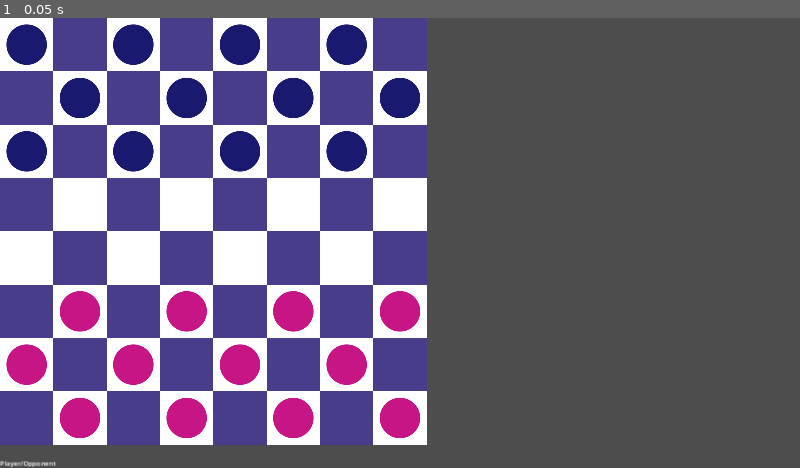
Above: before the commit, frame 1.
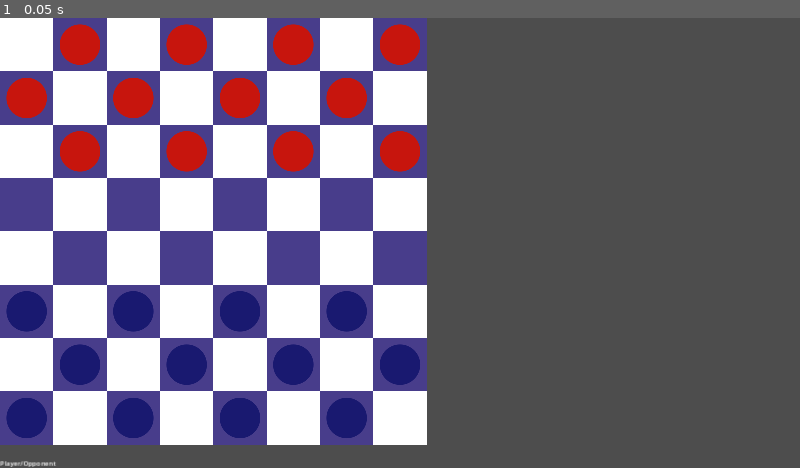
Above: after the commit, the same moment.

Repository: mattsullentrup/godot-checkers
Game: Godot game, scene res://rewrite/level/level.tscn
The game is run twice, just before and just after one commit, with the same random seed, the same clock (stepped at 60 frames per second) and the same inputs.
Inputs:
- Up to frame 1 (0.05 s): no input

The runs differ from the first frame. In frame 1, 17% of the frame differs, in the area x 0-53%, y 1-94%.

Commit message:
Implement basic unit movement validation
I ended up putting this logic inside the unit group instead of the unit container. The group just needs to reference the group container's all_units array. This way each group can determine its default directions in an exported variable and initialize each unit's corresponding directions variable on initialization. I did this because when a unit goes sicko mode when it reaches the end of the board, it can just add the two directions it doesn't have and the group can check for that when it does its check for available moves in its units. Okay great

Diff:
--- a/9_10_24_checkers/rewrite/autoloads/globals.gd
+++ b/9_10_24_checkers/rewrite/autoloads/globals.gd
@@ -6,9 +6,24 @@
 	OPPONENT
 }
 
+enum Direction {
+	UPPER_LEFT,
+	UPPER_RIGHT,
+	LOWER_LEFT,
+	LOWER_RIGHT,
+}
+
 const CELL_SIZE = 128
 const GRID_SIZE = 8
-const UPPER_LEFT = Vector2i(-1, -1)
-const UPPER_RIGHT = Vector2i(1, -1)
-const LOWER_LEFT = Vector2i(-1, -1)
-const LOWER_RIGHT = Vector2i(1, 1)
+#const UPPER_LEFT = Vector2i(-1, -1)
+#const UPPER_RIGHT = Vector2i(1, -1)
+#const LOWER_LEFT = Vector2i(-1, -1)
+#const LOWER_RIGHT = Vector2i(1, 1)
+
+var movement_vectors := {}
+
+func _init() -> void:
+	movement_vectors[Direction.UPPER_LEFT] = Vector2i(-1, -1)
+	movement_vectors[Direction.UPPER_RIGHT] = Vector2i(1, -1)
+	movement_vectors[Direction.LOWER_LEFT] = -Vector2i.ONE
+	movement_vectors[Direction.LOWER_RIGHT] = Vector2i.ONE
--- a/9_10_24_checkers/rewrite/autoloads/navigation.gd
+++ b/9_10_24_checkers/rewrite/autoloads/navigation.gd
@@ -10,8 +10,7 @@
 
 
 func cell_to_world(cell: Vector2) -> Vector2:
-	var pos: Vector2
-	return pos * Globals.CELL_SIZE
+	return cell * Globals.CELL_SIZE
 
 
 func _round_down(num: float) -> int:
--- a/9_10_24_checkers/rewrite/level/level.tscn
+++ b/9_10_24_checkers/rewrite/level/level.tscn
@@ -22,10 +22,14 @@
 [node name="PlayerGroup" type="Node2D" parent="Units"]
 unique_name_in_owner = true
 script = ExtResource("4_a64pc")
+team_color = Color(0.098, 0.098, 0.44, 1)
+_directions = Array[int]([0, 1])
 
 [node name="OpponentGroup" type="Node2D" parent="Units"]
 unique_name_in_owner = true
 script = ExtResource("4_a64pc")
+team_color = Color(0.78, 0.082, 0.052, 1)
+_directions = Array[int]([2, 3])
 
 [node name="UI" type="CanvasLayer" parent="."]
 script = ExtResource("6_rd7dn")
--- a/9_10_24_checkers/rewrite/level/level_generator.gd
+++ b/9_10_24_checkers/rewrite/level/level_generator.gd
@@ -33,7 +33,7 @@
 
 func _create_units(start_y: int, end_y: int, group: UnitGroup) -> void:
 	for y in range(start_y, end_y):
-		var start = 1 if y in [1, 5, 7] else 0
+		var start = 0 if y in [1, 5, 7] else 1
 		for x in range(start, Globals.GRID_SIZE, 2):
 			var unit = UNIT.instantiate()
 			unit.cell = Vector2i(x, y)
--- a/9_10_24_checkers/rewrite/units/unit/unit.gd
+++ b/9_10_24_checkers/rewrite/units/unit/unit.gd
@@ -7,3 +7,5 @@
 
 var team: Globals.Team
 var cell: Vector2i
+var directions: Array[Globals.Direction]
+var color: Color
--- a/9_10_24_checkers/rewrite/units/unit/unit_visuals.gd
+++ b/9_10_24_checkers/rewrite/units/unit/unit_visuals.gd
@@ -8,7 +8,7 @@
 
 
 func _draw() -> void:
-	var color: Color = _get_unit_color()
+	var color: Color = get_parent().color
 	draw_circle(OFFSET, RADIUS, color, true, -1, true)
 
 
--- a/9_10_24_checkers/rewrite/units/unit_group.gd
+++ b/9_10_24_checkers/rewrite/units/unit_group.gd
@@ -7,10 +7,14 @@
 
 const UNIT = preload("res://rewrite/units/unit/unit.tscn")
 
+@export var team_color: Color
+@export var _directions: Array[Globals.Direction]
+
 var team: Globals.Team
 var units: Array[Unit]
 var _current_unit: Unit
 var _current_unit_index: int = 0
+var moveable_units: Array
 
 
 func init() -> void:
@@ -18,6 +22,8 @@
 		var unit := child as Unit
 		if unit:
 			unit.team = team
+			unit.directions = _directions
+			unit.color = team_color
 			unit.unit_defeated.connect(_on_unit_defeated)
 			units.append(unit)
 
@@ -39,14 +45,14 @@
 
 
 func take_turn() -> void:
-	var active_units = get_children()
+	_get_moveable_units()
 	if _current_unit:
 		_disconnect_current_unit_signal()
 	EventBus.clear_cell_highlights.emit()
 	_current_unit = null
-	EventBus.show_selectable_player_units.emit(
-			active_units.map(func(unit): return unit.cell)
-	)
+	#EventBus.show_selectable_player_units.emit(
+			#active_units.map(func(unit): return unit.cell)
+	#)
 
 
 func _end_turn() -> void:
@@ -55,14 +61,35 @@
 	turn_completed.emit(self)
 
 
-#func get_active_units() -> Array:
-	#var units: Array[Unit]
-	#return units
+func _get_moveable_units() -> void:
+	for unit: Unit in units:
+		if _can_unit_move(unit, unit.directions):
+			moveable_units.append(unit)
 
 
-func _get_moveable_units() -> Array:
-	var units: Array[Unit]
-	return units
+func _can_unit_move(unit: Unit, directions: Array[Globals.Direction]) -> bool:
+	var can_move_either_direction: Array[bool]
+	for direction in directions:
+		var target_cell = unit.cell + Globals.movement_vectors.get(direction)
+		if (
+				get_parent().all_units.any(func(x: Unit) -> bool: return x.cell == target_cell)
+				or not _validate_tile(target_cell)
+		):
+			can_move_either_direction.append(false)
+			continue
+		can_move_either_direction.append(true)
+
+	return true in can_move_either_direction
+
+
+func _validate_tile(tile_pos) -> bool:
+	if tile_pos.x < 0 or tile_pos.x > (Globals.GRID_SIZE - 1):
+		return false
+
+	if tile_pos.y < 0 or tile_pos.y > (Globals.GRID_SIZE - 1):
+		return false
+
+	return true
 
 
 func _on_unit_defeated() -> void:
--- a/9_10_24_checkers/rewrite/units/units_container.gd
+++ b/9_10_24_checkers/rewrite/units/units_container.gd
@@ -4,9 +4,9 @@
 
 signal battle_over(player_won: bool)
 
+var all_units: Array[Unit]
 var _active_group: UnitGroup
 var _current_mouse_cell: Vector2i
-var _all_units: Array[Unit]
 
 @onready var _player_group: UnitGroup = %PlayerGroup
 @onready var _opponent_group: UnitGroup = %OpponentGroup
@@ -59,35 +59,8 @@
 		_active_group = _player_group
 		_player_group.take_turn()
 
-	_get_moveable_units()
-
-
-func _get_moveable_units() -> void:
-	var directions: Array
-	if _active_group == _player_group:
-		directions = [Globals.UPPER_LEFT, Globals.UPPER_RIGHT]
-	elif _active_group == _opponent_group:
-		directions = [Globals.LOWER_LEFT, Globals.LOWER_RIGHT]
-
-	var moveable_units: Array
-	for unit in _active_group.units:
-		if _can_unit_move(unit, directions):
-			moveable_units.append(unit)
-
-
-func _can_unit_move(unit: Unit, directions: Array[Vector2i]) -> bool:
-	var can_move_either_direction: Array[bool]
-	for direction in directions:
-		var target_cell = unit.cell + direction
-		if _all_units.any(func(x: Unit): return x.cell == target_cell):
-			can_move_either_direction.append(false)
-			continue
-		can_move_either_direction.append(true)
-
-	return true in can_move_either_direction
-
 
 func _get_all_units() -> void:
-	_all_units.clear()
-	_all_units = _player_group.units
-	_all_units.append_array(_opponent_group.units)
+	all_units.clear()
+	all_units = _player_group.units.duplicate()
+	all_units.append_array(_opponent_group.units.duplicate())
